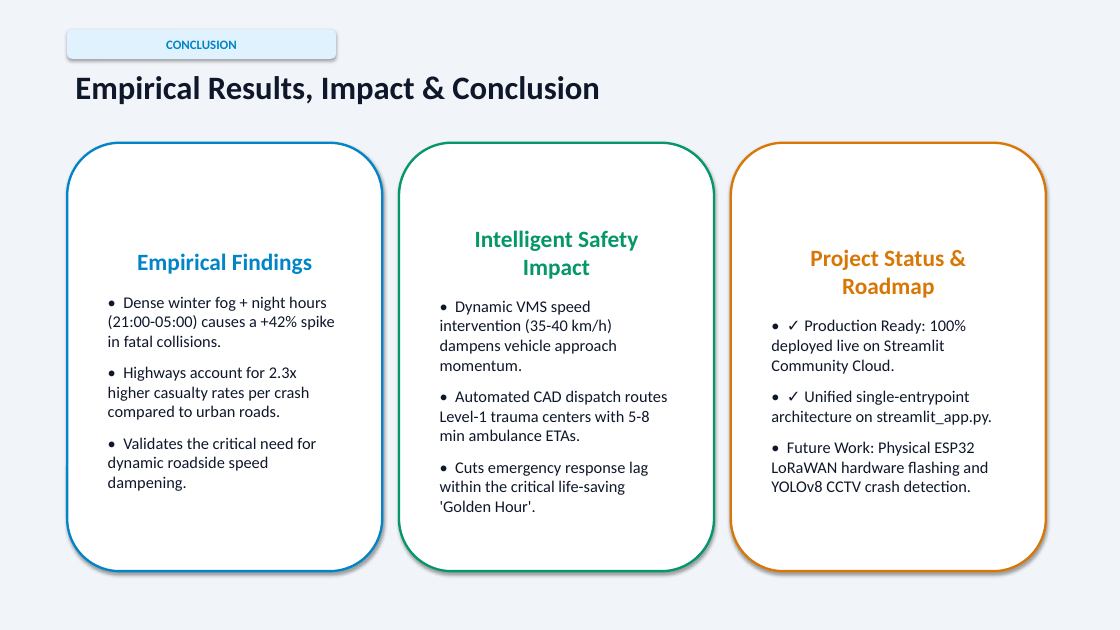
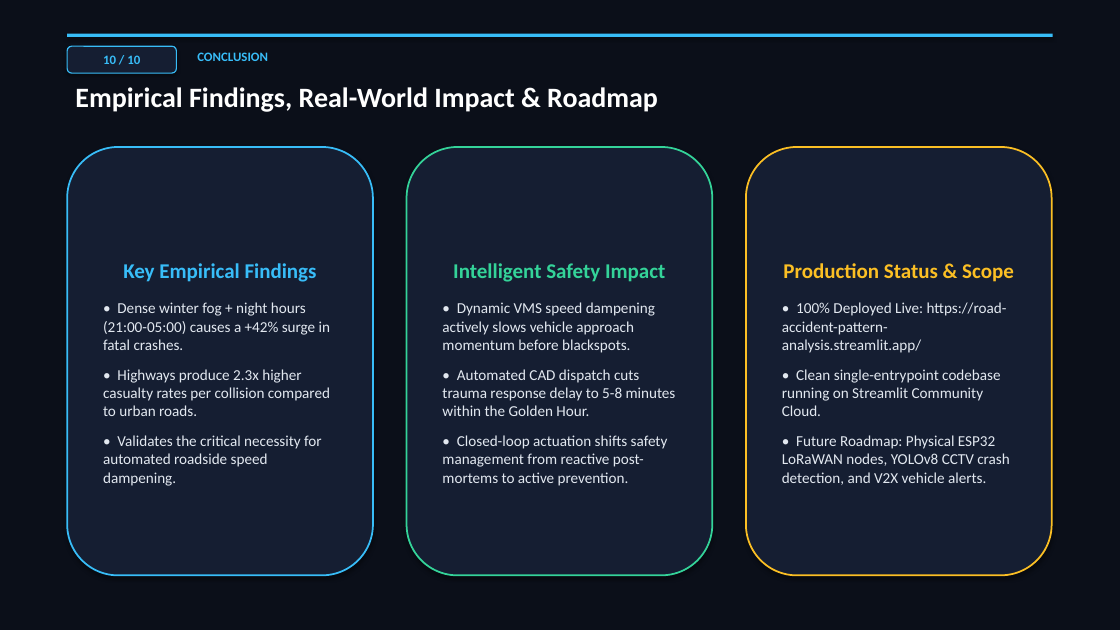
Before and after one commit to igris-bit/Road-Accident-Pattern-Analysis, a slide deck: slide 10 of docs/presentation/Road_Accident_Pattern_Analysis_Presentation.pptx. Drawn at 1120x630 pixels with LibreOffice and Linux fonts; fonts in the diff are those of the drawing. Boxes give left, top, right and bottom in pixels: in the first picture for what was removed or moved away, otherwise in the second. Text is boxed around its words. In the diff, an @@ line names an element or a change of style, - is before the commit and + after.

Commit message:
Redesign PPTX with modern deep obsidian tech theme, strict mathematical alignment, and high-visibility typography

```diff
--- a/docs/presentation/Road_Accident_Pattern_Analysis_Presentation.pptx
+++ b/docs/presentation/Road_Accident_Pattern_Analysis_Presentation.pptx
@@ rectangle at (x1=0, y1=0, x2=1120, y2=630): fill #F1F5F9 to #0B0F19 @@
@@ rectangle added at (x1=67, y1=34, x2=1053, y2=37), fill #38BDF8 @@
@@ rounded rectangle added at (x1=67, y1=46, x2=176, y2=73), fill #151E32, outline #38BDF8 1 pt, 11 pt, text #38BDF8, bold @@
+10 / 10
@@ text "CONCLUSION" moved from (x1=67, y1=29, x2=336, y2=59) to (x1=197, y1=52, x2=268, y2=61) @@
@@ text "CONCLUSION" at (x1=197, y1=52, x2=268, y2=61): text colour #0284C7 to #38BDF8; alignment centre to left; vertical alignment middle to top; fill #E0F2FE to none; shadow off @@
@@ text at (x1=75, y1=87, x2=658, y2=112): text changed; size 28 to 24 pt; text colour #0F172A to #FFFFFF @@
-Empirical Results, Impact & Conclusion
+Empirical Findings, Real-World Impact & Roadmap
@@ rounded rectangle "Key Empirical Findings" resized from (x1=67, y1=143, x2=382, y2=571) to (x1=67, y1=147, x2=373, y2=576) @@
@@ rounded rectangle "Key Empirical Findings" at (x1=67, y1=147, x2=373, y2=576): fill #FFFFFF to #151E32; outline #0284C7 2 pt to #38BDF8 1.5 pt @@
@@ rounded rectangle "Intelligent Safety Impact" resized from (x1=399, y1=143, x2=714, y2=571) to (x1=407, y1=147, x2=712, y2=576) @@
@@ rounded rectangle "Intelligent Safety Impact" at (x1=407, y1=147, x2=712, y2=576): fill #FFFFFF to #151E32; outline #059669 2 pt to #34D399 1.5 pt @@
@@ rounded rectangle "Production Status & Scope" resized from (x1=731, y1=143, x2=1046, y2=571) to (x1=746, y1=147, x2=1052, y2=576) @@
@@ rounded rectangle "Production Status & Scope" at (x1=746, y1=147, x2=1052, y2=576): fill #FFFFFF to #151E32; outline #D97706 2 pt to #FBBF24 1.5 pt @@
@@ text in rounded rectangle at (x1=103, y1=263, x2=330, y2=486): text changed; size 14 to 13 pt; text colour #0F172A to #E2E8F0 @@
-Empirical Findings
-• Dense winter fog + night hours (21:00-05:00) causes a +42% spike in fatal collisions.
-• Highways account for 2.3x higher casualty rates per crash compared to urban roads.
-• Validates the critical need for dynamic roadside speed dampening.
+Key Empirical Findings
+• Dense winter fog + night hours (21:00-05:00) causes a +42% surge in fatal crashes.
+• Highways produce 2.3x higher casualty rates per collision compared to urban roads.
+• Validates the critical necessity for automated roadside speed dampening.
@@ text in rounded rectangle at (x1=453, y1=263, x2=665, y2=282): size 20 to 18 pt, text colour #059669 to #34D399 in "Intelligent Safety Impact" @@
@@ text in rounded rectangle at (x1=782, y1=263, x2=1014, y2=485): text changed; size 14 to 13 pt; text colour #0F172A to #E2E8F0 @@
-Project Status & Roadmap
-• ✓ Production Ready: 100% deployed live on Streamlit Community Cloud.
-• ✓ Unified single-entrypoint architecture on streamlit_app.py.
-• Future Work: Physical ESP32 LoRaWAN hardware flashing and YOLOv8 CCTV crash detection.
+Production Status & Scope
+• 100% Deployed Live: https://road-accident-pattern-analysis.streamlit.app/
+• Clean single-entrypoint codebase running on Streamlit Community Cloud.
+• Future Roadmap: Physical ESP32 LoRaWAN nodes, YOLOv8 CCTV crash detection, and V2X vehicle alerts.
@@ text in rounded rectangle at (x1=442, y1=302, x2=676, y2=486): text changed; size 14 to 13 pt; text colour #0F172A to #E2E8F0 @@
-• Dynamic VMS speed intervention (35-40 km/h) dampens vehicle approach momentum.
-• Automated CAD dispatch routes Level-1 trauma centers with 5-8 min ambulance ETAs.
-• Cuts emergency response lag within the critical life-saving 'Golden Hour'.
+• Dynamic VMS speed dampening actively slows vehicle approach momentum before blackspots.
+• Automated CAD dispatch cuts trauma response delay to 5-8 minutes within the Golden Hour.
+• Closed-loop actuation shifts safety management from reactive post-mortems to active prevention.
```
Also in this commit, not shown: 9 other slides changed.
